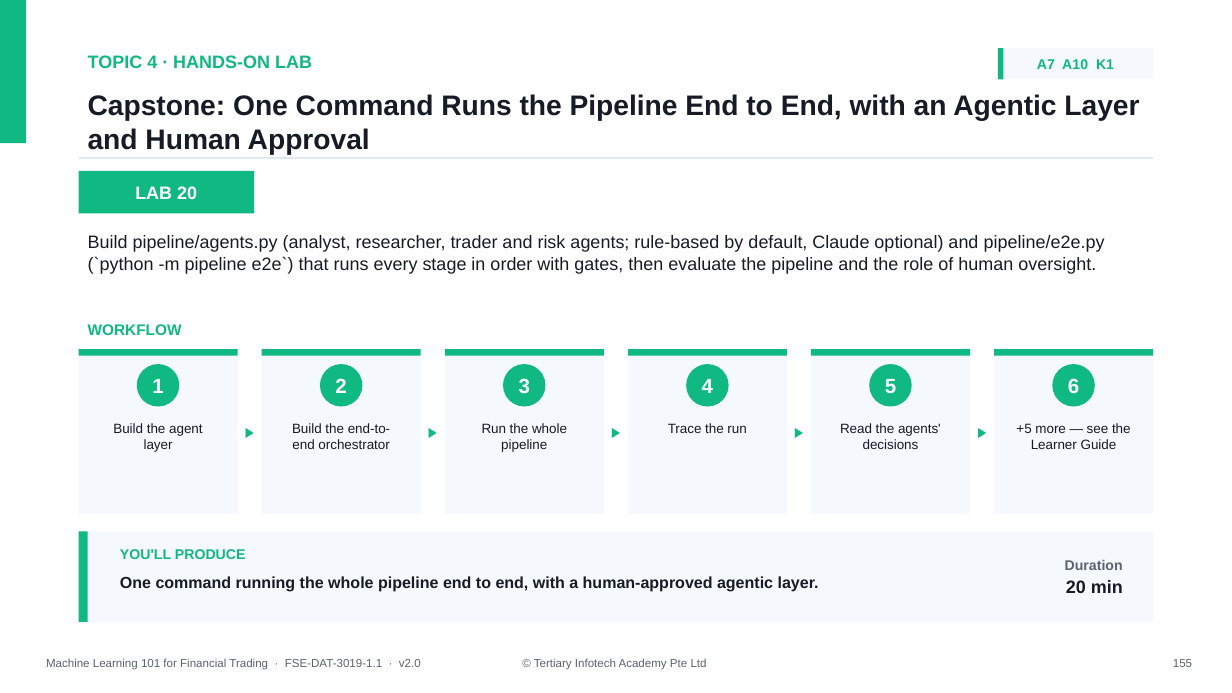
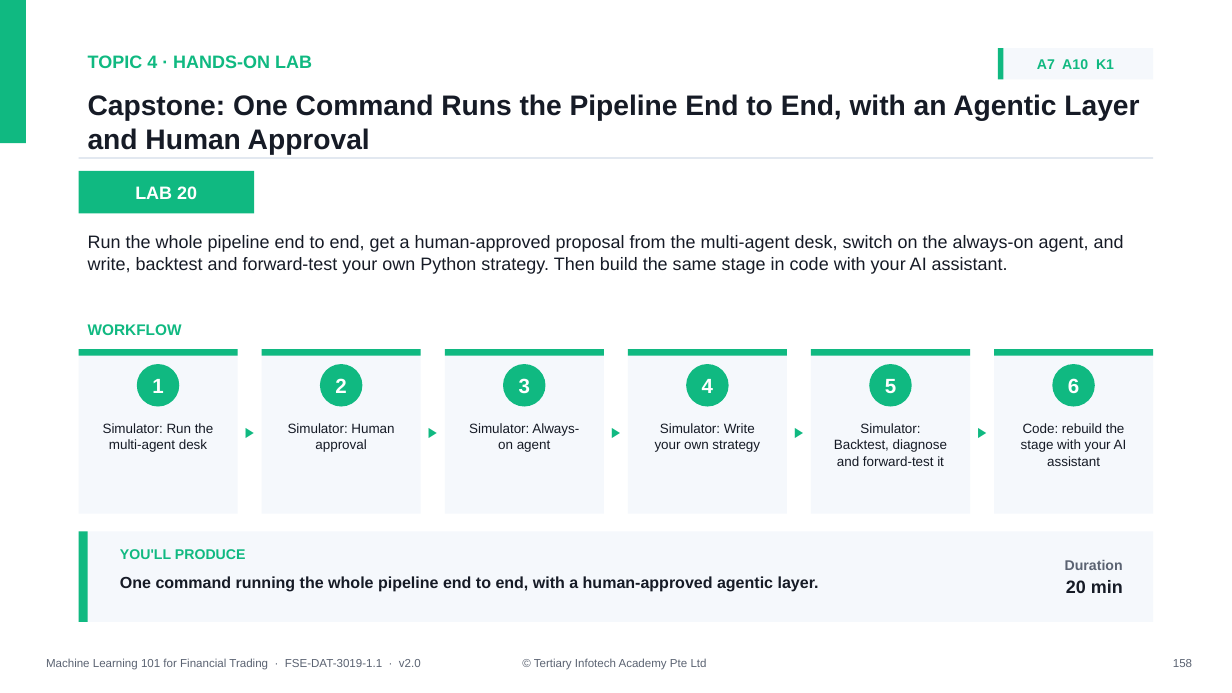
Before and after one commit to tertiarycourses/TGS-2023018794-Machine-Learning-101-for-Financial-Trading, a slide deck: slide 158 of courseware/Slides_ML 101 for Financial Trading_v2.0.pptx (slide 155 before the commit). Drawn at 1232x693 pixels with LibreOffice and Linux fonts; fonts in the diff are those of the drawing. Boxes give left, top, right and bottom in pixels: in the first picture for what was removed or moved away, otherwise in the second. Text is boxed around its words. In the diff, an @@ line names an element or a change of style, - is before the commit and + after.

```diff
--- a/courseware/Slides_ML 101 for Financial Trading_v2.0.pptx
+++ b/courseware/Slides_ML 101 for Financial Trading_v2.0.pptx
@@ text at (x1=88, y1=235, x2=1124, y2=274): text changed @@
-Build pipeline/agents.py (analyst, researcher, trader and risk agents; rule-based by default, Claude optional) and pipeline/e2e.py (`python -m pipeline e2e`) that runs every stage in order with gates, then evaluate the pipeline and the role of human oversight.
+Run the whole pipeline end to end, get a human-approved proposal from the multi-agent desk, switch on the always-on agent, and write, backtest and forward-test your own Python strategy. Then build the same stage in code with your AI assistant.
@@ text at (x1=103, y1=423, x2=214, y2=452): text changed @@
-Build the agent layer
+Simulator: Run the multi-agent desk
@@ text at (x1=288, y1=423, x2=394, y2=452): text changed @@
-Build the end-to-end orchestrator
+Simulator: Human approval
@@ text at (x1=469, y1=423, x2=579, y2=452): text changed @@
-Run the whole pipeline
+Simulator: Always-on agent
@@ text at (x1=655, y1=423, x2=760, y2=452): text changed @@
-Trace the run
+Simulator: Write your own strategy
@@ text at (x1=834, y1=423, x2=947, y2=466): text changed @@
-Read the agents' decisions
+Simulator: Backtest, diagnose and forward-test it
@@ text at (x1=1021, y1=423, x2=1127, y2=466): text changed @@
-+5 more — see the Learner Guide
+Code: rebuild the stage with your AI assistant
```
Also in this commit, not shown: 104 other slides changed, 3 slides added, 29 other files.
